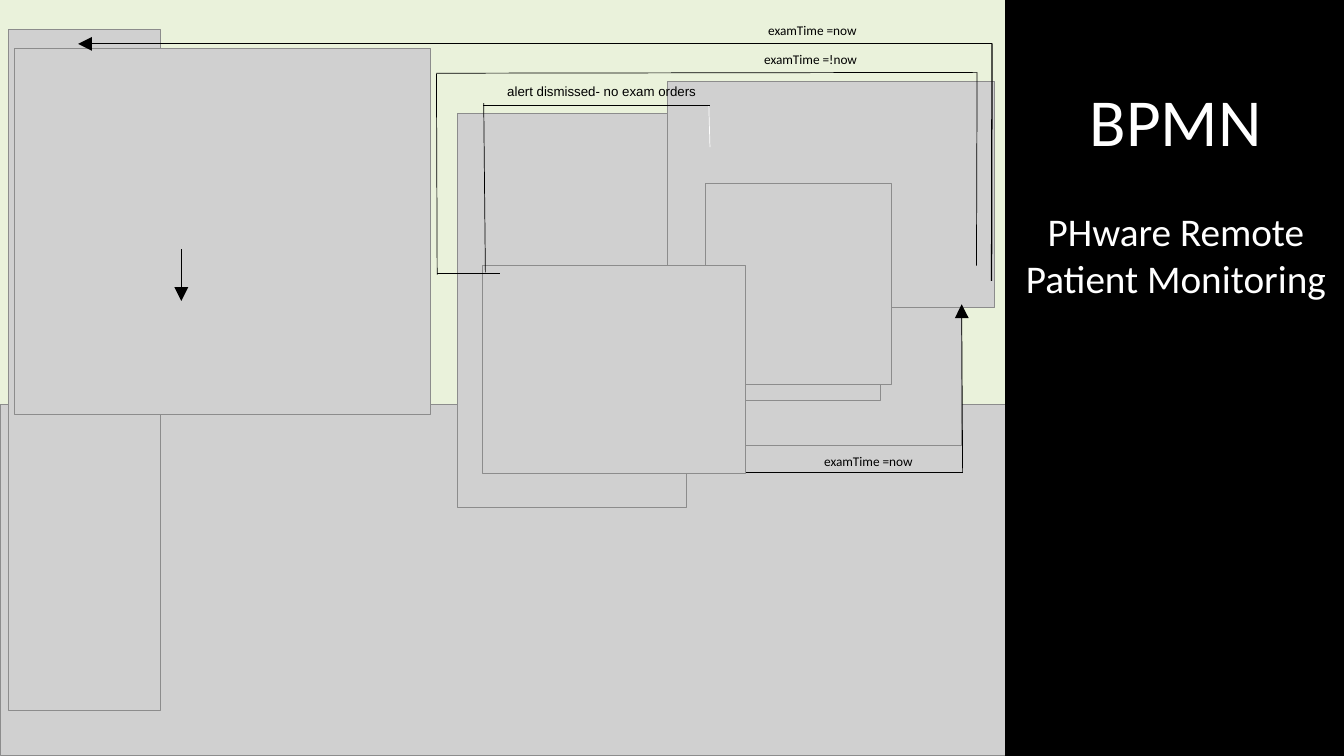
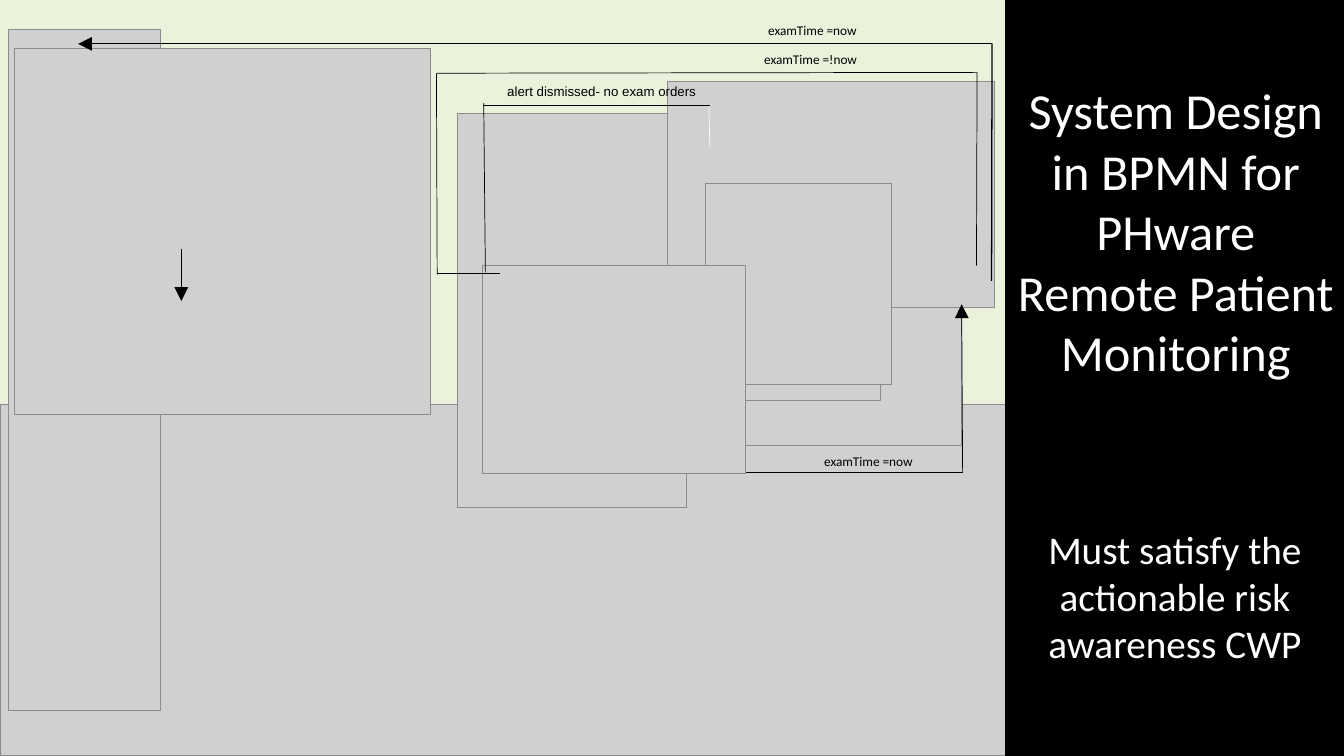
Before and after one commit to ericmercer/SPIN-bpmn-cwp-verification-paper, a slide deck: slide 14 of presentation/syscon-2022.pptx. Drawn at 1344x756 pixels with LibreOffice and Linux fonts; fonts in the diff are those of the drawing; grey boxes stand for pictures. Boxes give left, top, right and bottom in pixels: in the first picture for what was removed or moved away, otherwise in the second. Text is boxed around its words. In the diff, an @@ line names an element or a change of style, - is before the commit and + after.

```diff
--- a/presentation/syscon-2022.pptx
+++ b/presentation/syscon-2022.pptx
@@ text at bbox=[1018, 94, 1334, 380]: text changed; size 28 to 36 pt @@
-BPMN
-PHware Remote Patient Monitoring
+System Design in BPMN for PHware Remote Patient Monitoring
@@ text added at bbox=[1048, 536, 1301, 659], 28 pt, text #FFFFFF @@
+Must satisfy the actionable risk awareness CWP
```
Also in this commit, not shown: 17 other slides changed.
